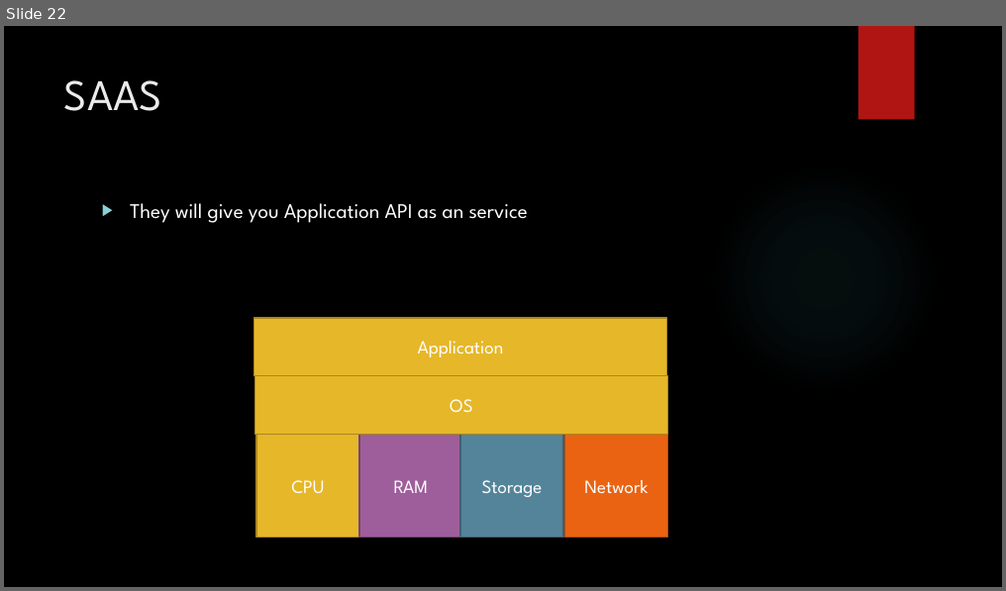
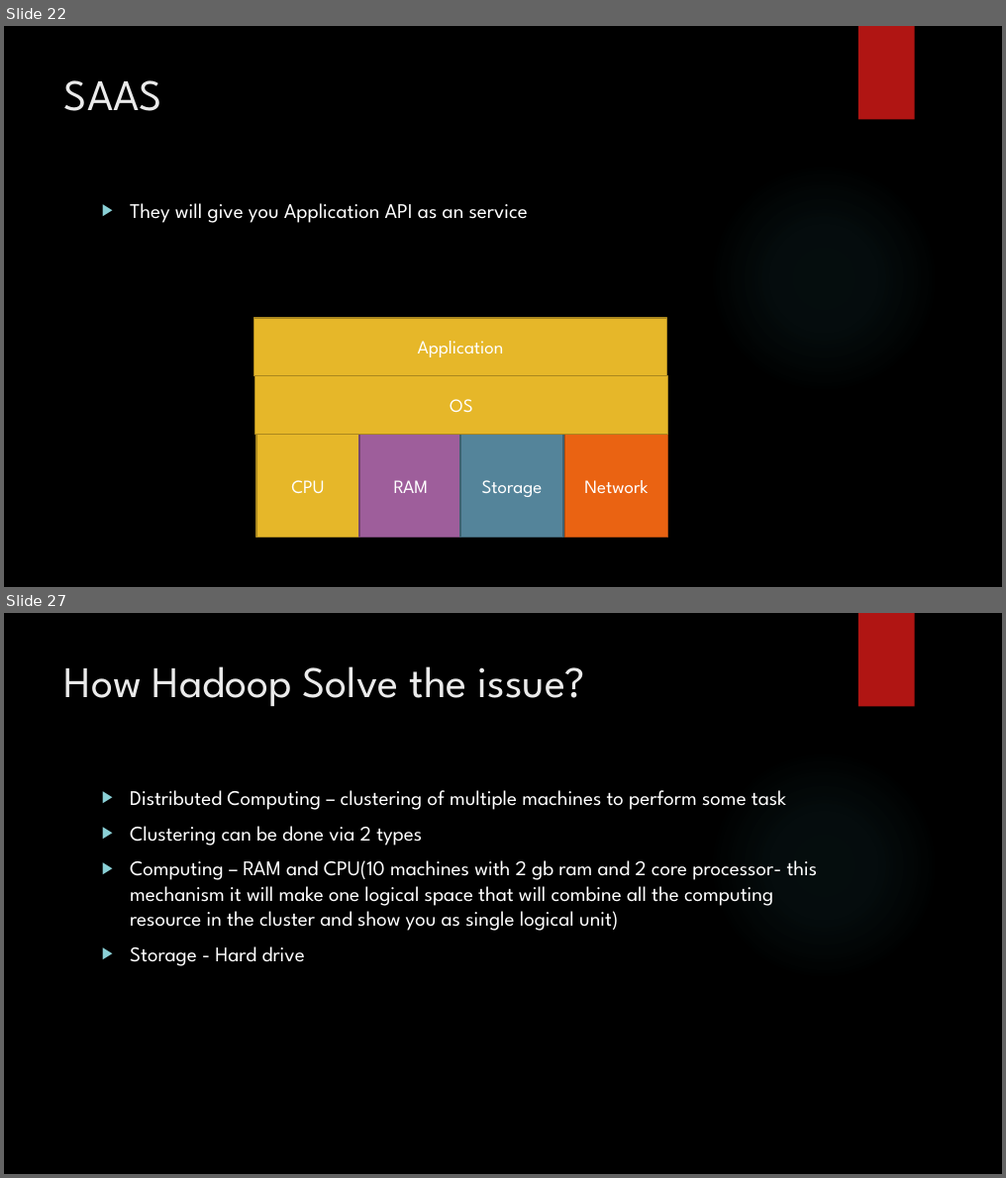
Before and after one commit to karthick1808/DW001, a slide deck: Cloud Basics.pptx. Shown one above the other, each under a label of ours: slide 22 before the commit, slides 22 and 27 after it; the slides between them are not shown. The pictures are 1006x591 and 1006x1178 pixels, drawn with LibreOffice and Linux fonts; fonts in the diff are those of the drawing; background and template pictures are left out. Boxes give left, top, right and bottom in pixels: in the first picture for what was removed or moved away, otherwise in the second. Text is boxed around its words. In the diff, an @@ line names an element or a change of style, - is before the commit and + after.

```diff
--- a/Cloud Basics.pptx
+++ b/Cloud Basics.pptx
@@ slide 27 added at (4,613,1002,1174), background picture (left out); not listed: 2 template elements that a slide beside it also shows @@
@@ title added at (64,666,585,706), 42 pt, text #EBEBEB @@
+How Hadoop Solve the issue?
@@ text added at (130,790,818,966), 20 pt, text #FFFFFF @@
+▶ Distributed Computing – clustering of multiple machines to perform some task
+▶ Clustering can be done via 2 types
+▶ Computing – RAM and CPU(10 machines with 2 gb ram and 2 core processor- this mechanism it will make one logical space that will combine all the computing resource in the cluster and show you as single logical unit)
+▶ Storage - Hard drive
```
Also in this commit, not shown: 10 other slides added.
